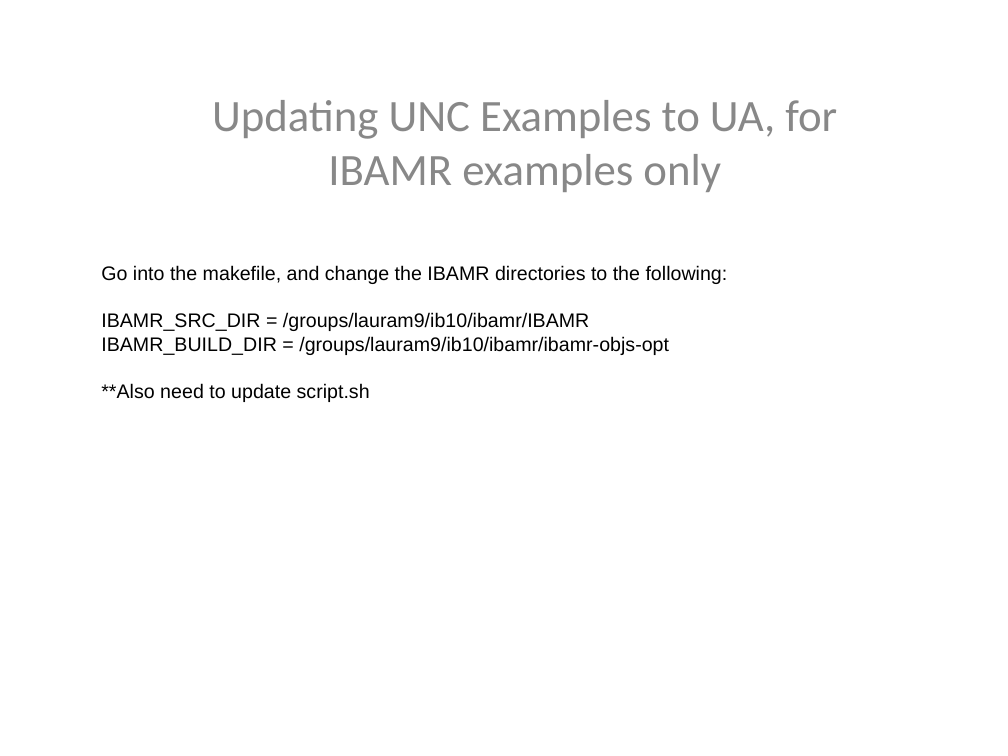
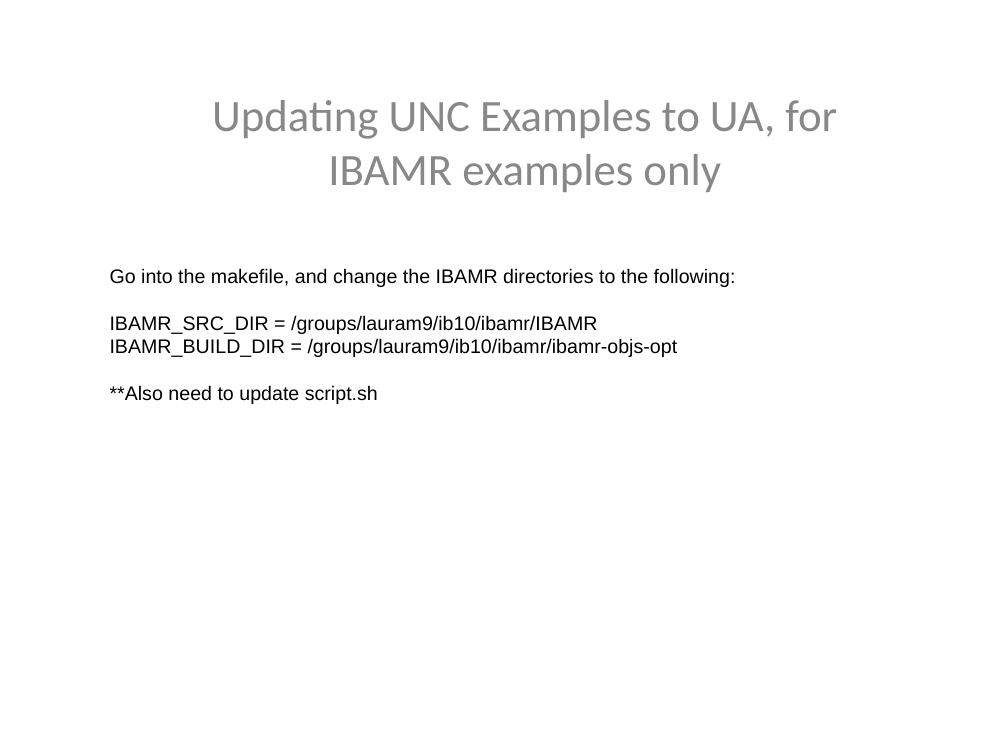
Before and after one commit to fairyflies9/IBAMR-Tutorials, a slide deck: slide 2 of IBAMR Lectures/Lecture 4 - IBAMR Tutorial_ Boundary Conditions.pptx. Drawn at 1008x756 pixels with LibreOffice and Linux fonts; fonts in the diff are those of the drawing. Boxes give left, top, right and bottom in pixels: in the first picture for what was removed or moved away, otherwise in the second. Text is boxed around its words. In the diff, an @@ line names an element or a change of style, - is before the commit and + after.

Commit message:
BC lecture

```diff
--- a/IBAMR Lectures/Lecture 4 - IBAMR Tutorial_ Boundary Conditions.pptx
+++ b/IBAMR Lectures/Lecture 4 - IBAMR Tutorial_ Boundary Conditions.pptx
@@ text "Go into the makefile, and ...": place and size @@
-text "Go into the makefile, and ..." at <box>101,265,728,402</box>
+text "Go into the makefile, and ..." at <box>110,268,736,404</box>
```
Also in this commit, not shown: 2 other files.
